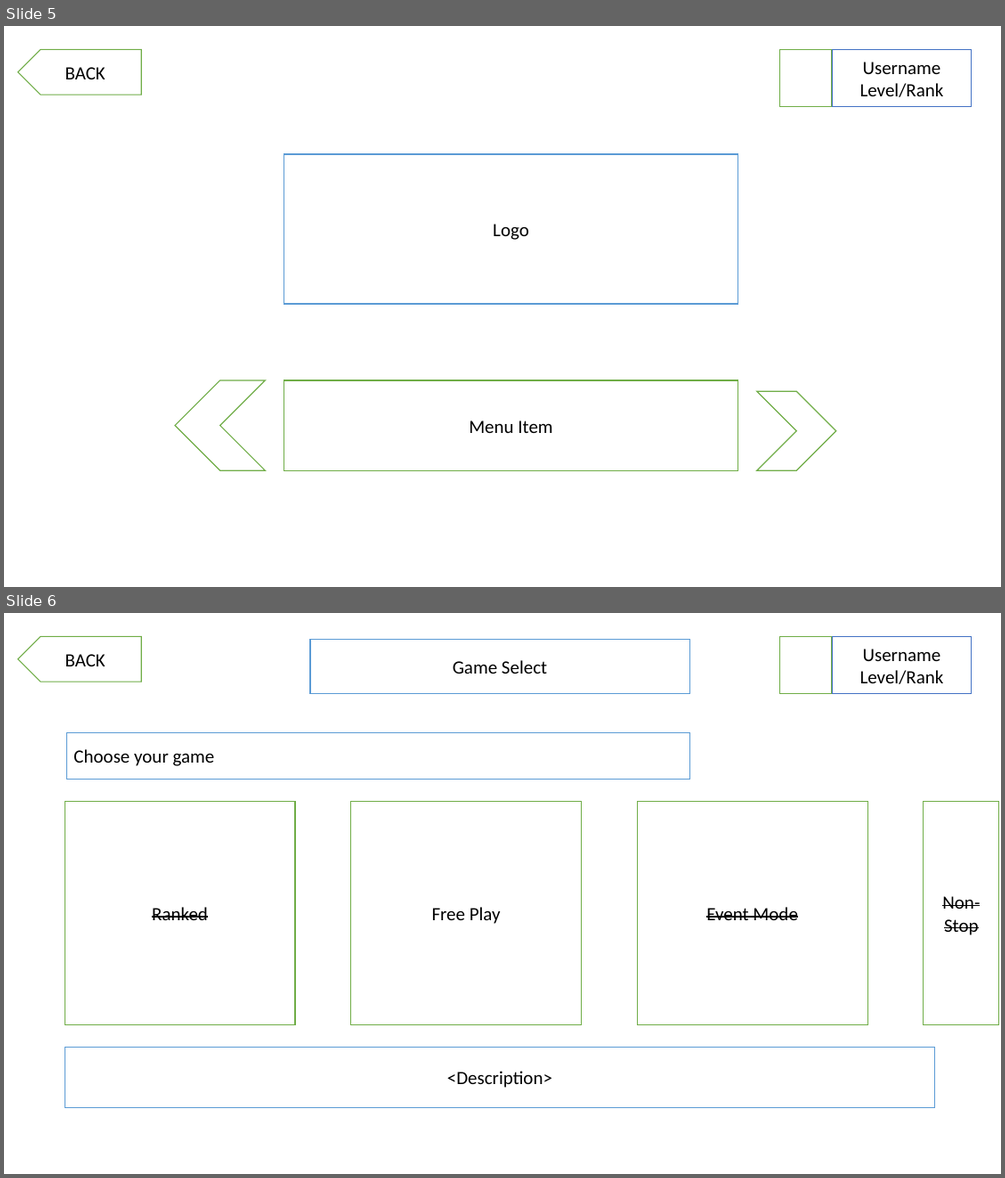
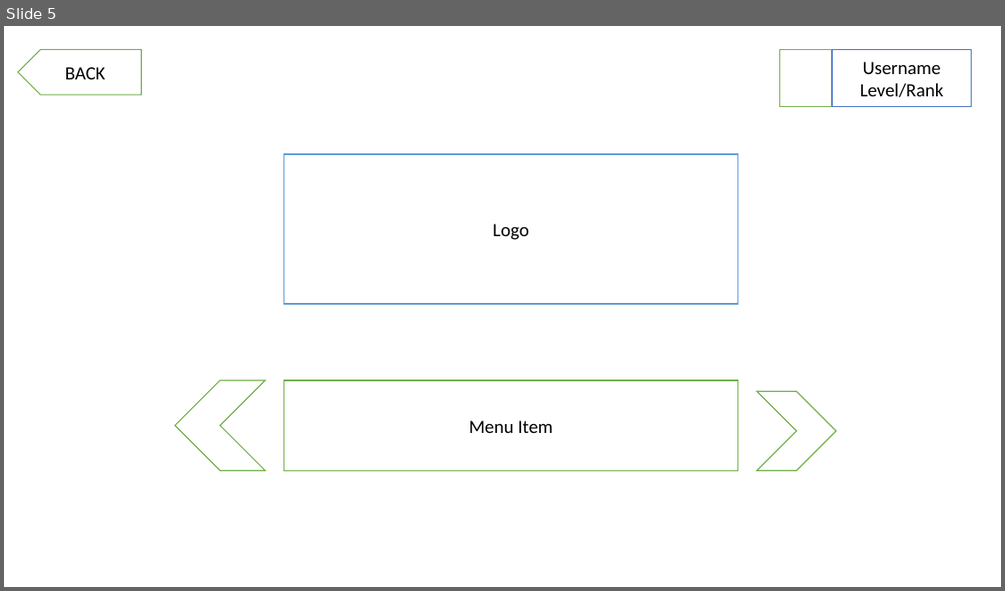
Before and after one commit to Ikeiwa/beats2, a slide deck: beats2/Docs/Beats2 - Design Spec.pptx. Shown one above the other, each under a label of ours: slides 5 and 6 before the commit, slide 5 after it. The pictures are 1005x1178 and 1005x591 pixels, drawn with LibreOffice and Linux fonts; fonts in the diff are those of the drawing. Boxes give left, top, right and bottom in pixels: in the first picture for what was removed or moved away, otherwise in the second. Text is boxed around its words. In the diff, an @@ line names an element or a change of style, - is before the commit and + after.

```diff
--- a/beats2/Docs/Beats2 - Design Spec.pptx
+++ b/beats2/Docs/Beats2 - Design Spec.pptx
@@ slide 6 removed at <box>4,613,1001,1174</box>, background #FFFFFF @@
@@ pentagon arrow removed at <box>18,636,142,681</box> @@
-BACK
@@ rectangle removed at <box>310,639,689,694</box> @@
-Game Select
@@ rectangle removed at <box>780,636,832,693</box> @@
@@ rectangle removed at <box>833,636,971,693</box> @@
-Username
-Level/Rank
@@ rectangle removed at <box>67,732,689,779</box> @@
-Choose your game
@@ rectangle removed at <box>65,802,295,1025</box> @@
-Ranked
@@ rectangle removed at <box>351,802,582,1025</box> @@
-Free Play
@@ rectangle removed at <box>638,802,867,1025</box> @@
-Event Mode
@@ rectangle removed at <box>923,802,999,1025</box> @@
-Non-Stop
@@ rectangle removed at <box>65,1047,935,1108</box> @@
-<Description>
```
Also in this commit, not shown: 18 slides changed, 5 other slides removed, 7 other files.
